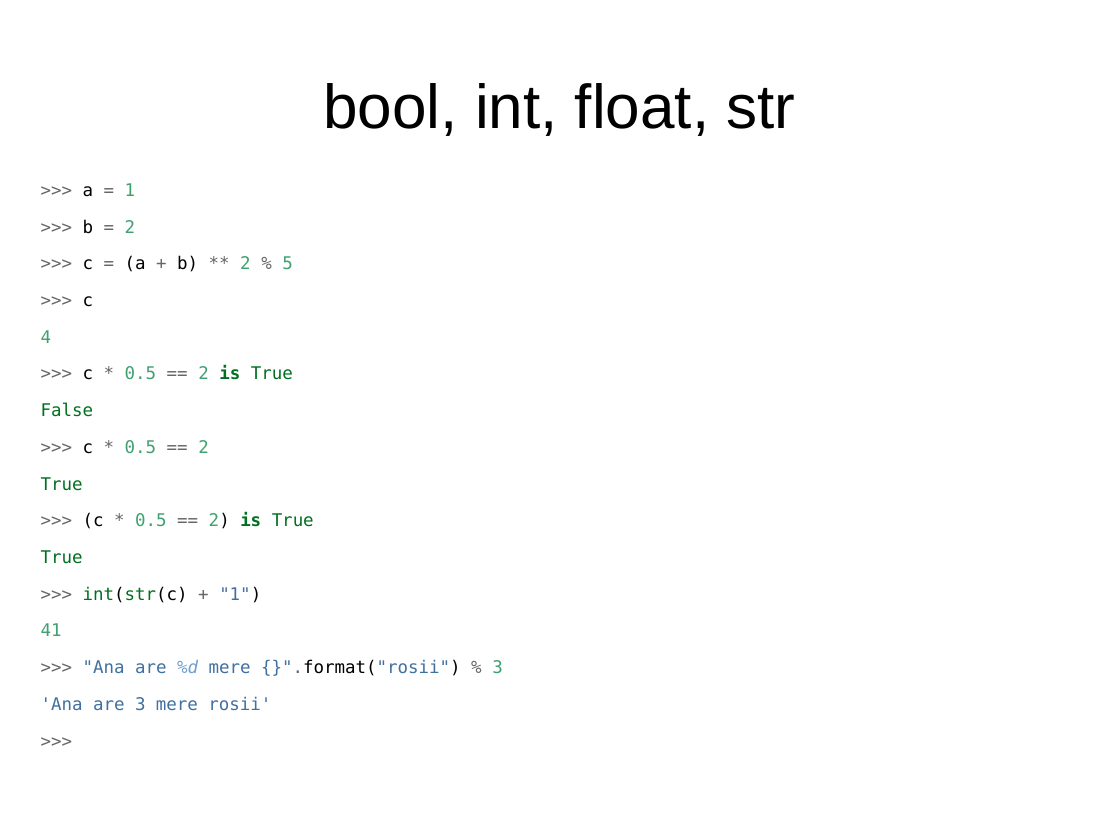
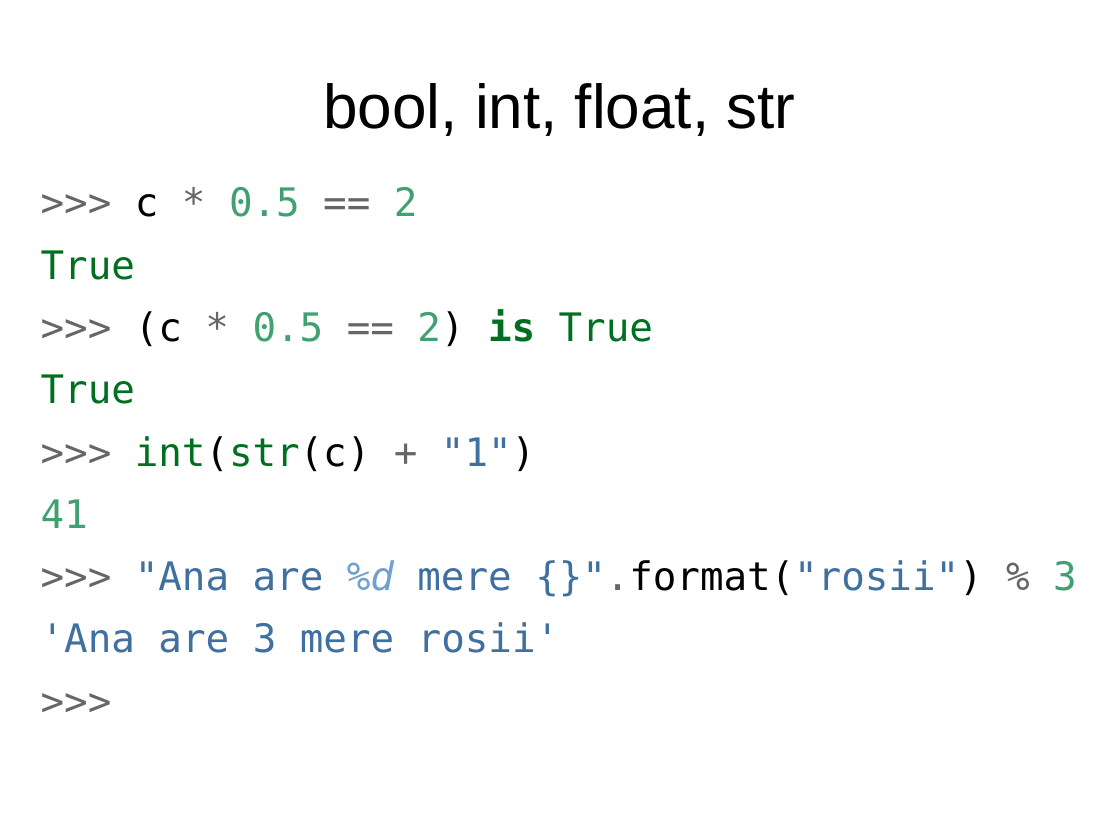
Before and after one commit to RoPython/ropython-presentations, a slide deck: slide 6 of cmiN/1/intro.odp (slide 5 before the commit). Drawn at 1120x840 pixels with LibreOffice and Linux fonts; fonts in the diff are those of the drawing. Boxes give left, top, right and bottom in pixels: in the first picture for what was removed or moved away, otherwise in the second. Text is boxed around its words. In the diff, an @@ line names an element or a change of style, - is before the commit and + after.

```diff
--- a/cmiN/1/intro.odp
+++ b/cmiN/1/intro.odp
@@ text at [41, 183, 293, 417]: paragraphs removed @@
->>> a = 1
->>> b = 2
->>> c = (a + b) ** 2 % 5
->>> c
-4
->>> c * 0.5 == 2 is True
-False
@@ text ">>> c * 0.5 == ..." at [41, 187, 1077, 653]: size 12.3 to 27.8 pt; line spacing 0.8 to 0.9 @@
```
Also in this commit, not shown: 8 other slides changed, 20 slides added, 1 slide removed.
